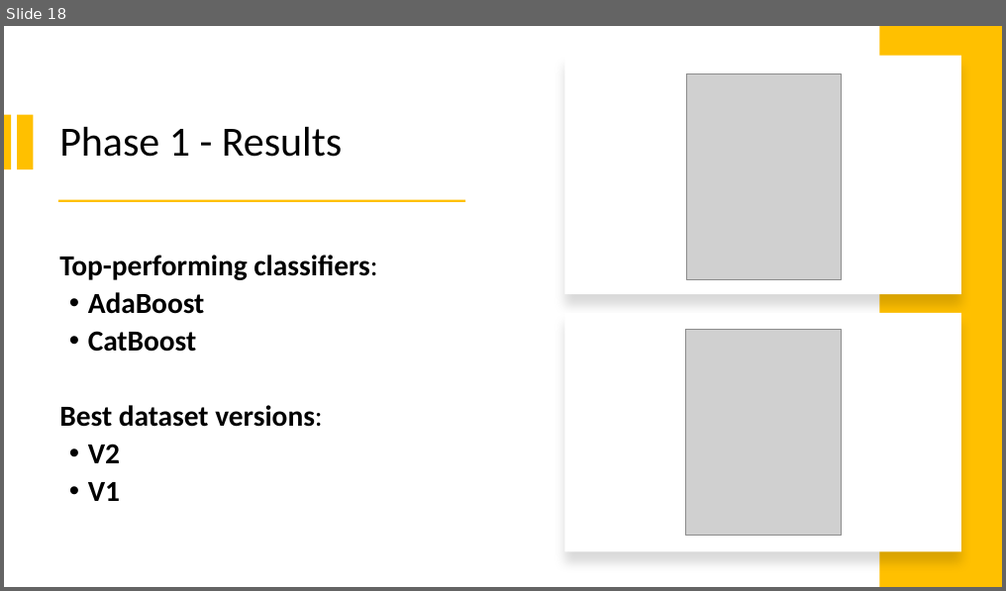
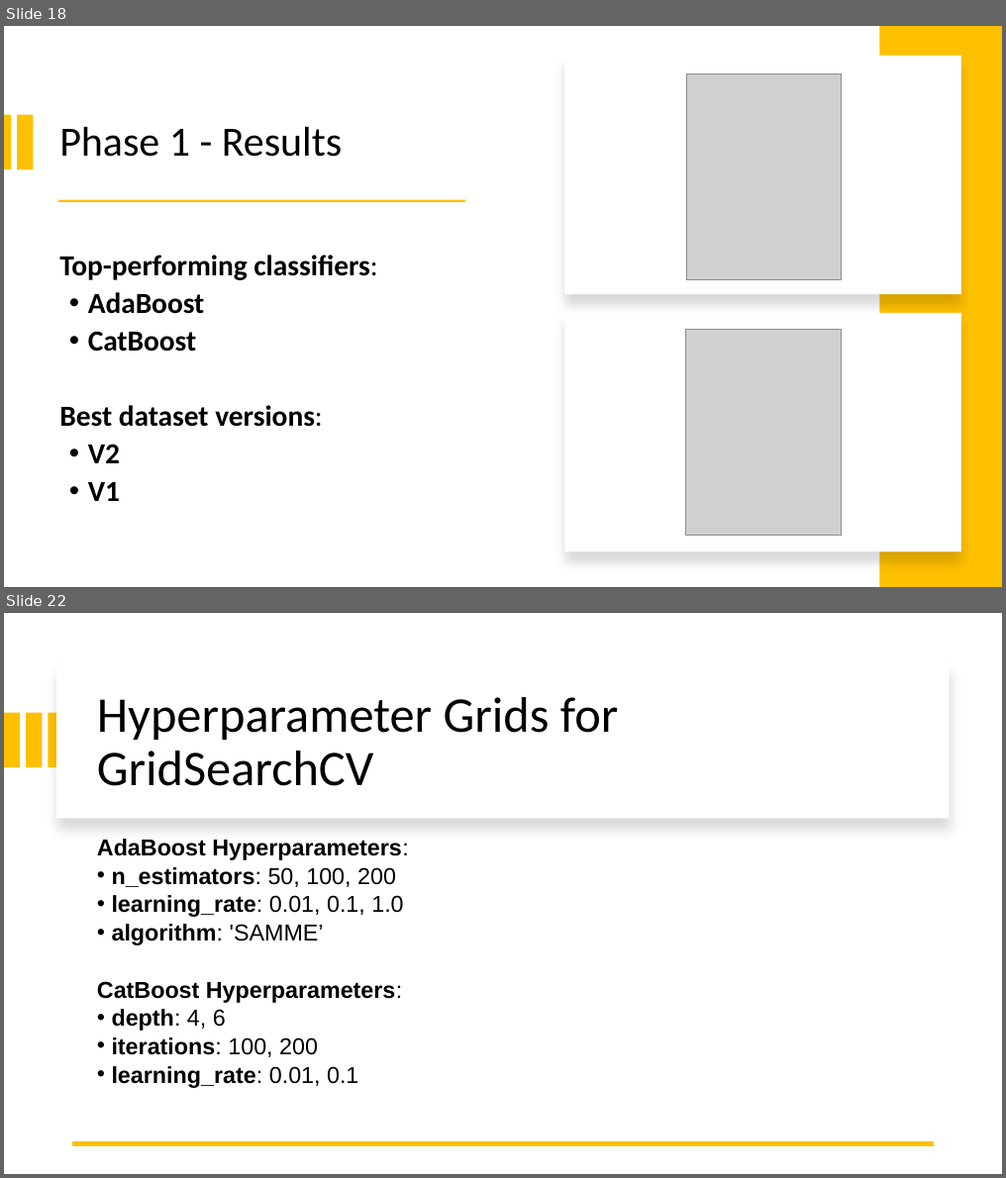
Before and after one commit to ileontios03/EPL448_Project, a slide deck: presentation.pptx. Shown one above the other, each under a label of ours: slide 18 before the commit, slides 18 and 22 after it; the slides between them are not shown. The pictures are 1006x591 and 1006x1178 pixels, drawn with LibreOffice and Linux fonts; fonts in the diff are those of the drawing; grey boxes stand for pictures. Boxes give left, top, right and bottom in pixels: in the first picture for what was removed or moved away, otherwise in the second. Text is boxed around its words. In the diff, an @@ line names an element or a change of style, - is before the commit and + after.

```diff
--- a/presentation.pptx
+++ b/presentation.pptx
@@ slide 22 added at box(4, 613, 1002, 1174), background #FFFFFF @@
@@ rectangle added at box(56, 663, 949, 818), fill #FFFFFF @@
@@ title added at box(97, 697, 618, 786), 48 pt, text #000000 @@
+Hyperparameter Grids for GridSearchCV
@@ rectangle added at box(4, 713, 20, 768), fill #FFC000 @@
@@ rectangle added at box(26, 713, 42, 768), fill #FFC000 @@
@@ rectangle added at box(49, 713, 63, 768), fill #FFC000 @@
@@ text added at box(97, 839, 408, 1088), 22.2 pt, text #000000, bold @@
+AdaBoost Hyperparameters:
+• n_estimators: 50, 100, 200
+• learning_rate: 0.01, 0.1, 1.0
+• algorithm: 'SAMME’
+CatBoost Hyperparameters:
+• depth: 4, 6
+• iterations: 100, 200
+• learning_rate: 0.01, 0.1
@@ line added from (934, 1144) to (73, 1144), #FFC000 4.5 pt @@
```
Also in this commit, not shown: 4 other slides added.
